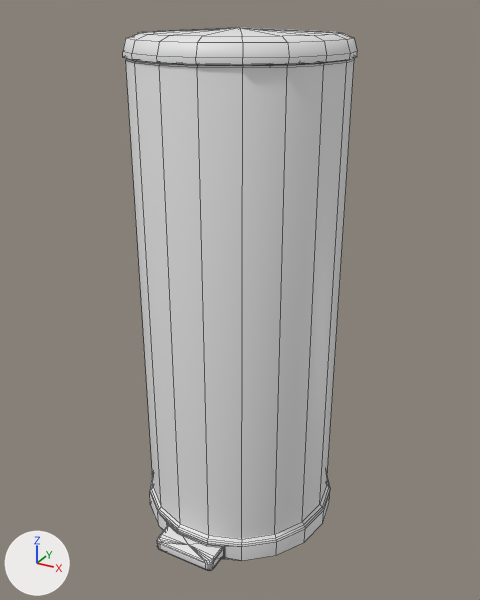
One commit to the FBX model Assets/ART/Meshes/BATHROOM/SM_Bathroom_Trashcan.fbx: the scene before it, then after it.
Both versions are drawn from a 50 mm lens placed at (0.333, -0.605, 0.576), pointed at (0.004, -0.007, 0.277). Lighting does not change. The marker at lower left points along +X, +Y and +Z. The older version comes first. Mesh edges are drawn as thin lines. Where no turn or scale is listed for an object, it has been applied to the vertices. Vertices at exactly the same position are counted once.

The first picture shows 'SM_Bathroom_Trashcan', 'SM_Bathroom_Trashcan_Lid'.
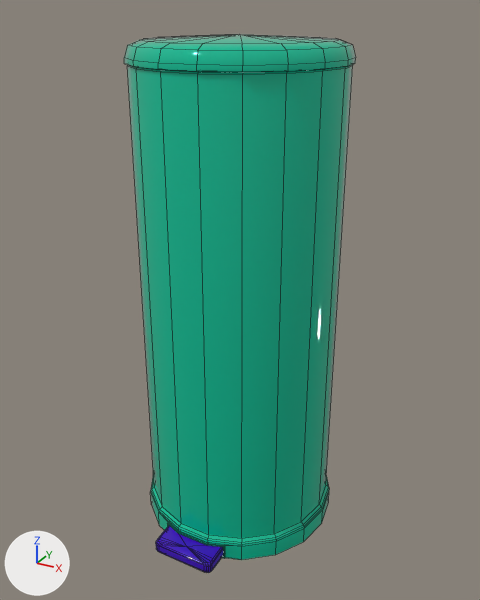
Boxes [x1, y1, x2, y2] around the edits, measured in the pictures (480 x 600 px; the box of a moved part takes in the faces that stretch with it):
```json
{"object": "SM_Bathroom_Trashcan", "change": "reshaped, recoloured", "before": [126, 58, 354, 571], "after": [127, 65, 353, 573], "on screen": "white to cyan"}
{"object": "SM_Bathroom_Trashcan_Lid", "change": "recoloured, moved", "before": [123, 28, 357, 65], "after": [124, 34, 356, 72]}
{"part": 1, "of": "me_mesh_001", "change": "moved or reshaped", "before": [126, 58, 354, 561], "after": [127, 65, 353, 560]}
{"part": 2, "of": "me_mesh_001", "change": "recoloured", "before": [126, 58, 354, 561], "after": [127, 65, 353, 560], "on screen": "white to cyan"}
{"part": 3, "of": "me_mesh_001", "change": "recoloured", "before": [157, 526, 223, 571], "after": [157, 526, 223, 571], "on screen": "white to purple"}
```

Scene script edits in JSON lines:
```json
{"op": "add", "block": "mat_m_metal_painted_01", "code": ["mat_m_metal_painted_01 = principled_material('M_Metal_Painted_01')", "mat_m_metal_painted_01.base_color = (0.0, 0.5, 0.294)  # cyan #00bc94", "mat_m_metal_painted_01.roughness = 0.0"]}
{"op": "add", "block": "mat_m_metal_01", "code": ["mat_m_metal_01 = principled_material('M_Metal_01')", "mat_m_metal_01.base_color = (0.374, 0.5, 0.0)  # yellow #a5bc00", "mat_m_metal_01.roughness = 0.0"]}
{"op": "add", "block": "mat_m_plastic_01", "code": ["mat_m_plastic_01 = principled_material('M_Plastic_01')", "mat_m_plastic_01.base_color = (0.0474, 0.0, 0.5)  # purple #3d00bc", "mat_m_plastic_01.roughness = 0.0"]}
{"block": "me_mesh_001", "where": "# used by ob_sm_bathroom_trashcan; location = (0.0, 0.0, 0.0)"}
{"op": "remove", "block": "me_mesh_001", "code": "me_mesh_001.from_pydata(...)  # 385 vertices, 386 faces; spans x -0.115..0.115, y -0.135..0.121, z 0.0..0.533"}
{"op": "add", "block": "me_mesh_001", "code": "me_mesh_001.from_pydata(...)  # 385 vertices, 386 faces; spans x -0.114..0.114, y -0.137..0.12, z 0.0..0.527"}
{"block": "me_mesh_001", "change": "me_mesh_001 part 1: the loose piece of 271 vertices spanning x -0.115..0.115, y -0.115..0.114, z 0.0..0.533 is scaled about the mesh origin by 0.99"}
{"block": "me_mesh_001", "change": "me_mesh_001 part 2: 307 of the faces centred in x -0.112..0.112, y -0.115..0.121, z 0.0..0.532 switch from no material to mat_m_metal_painted_01 (cyan #00bc94)"}
{"block": "me_mesh_001", "change": "me_mesh_001 part 3: 79 of the faces centred in x -0.038..0.038, y -0.135..-0.107, z 0.003..0.017 switch from no material to mat_m_plastic_01 (purple #3d00bc)"}
{"block": "me_mesh_001", "change": "other edits to the shape of me_mesh_001 do not show in these pictures"}
{"block": "me_mesh", "where": "# used by ob_sm_bathroom_trashcan_lid; location = (0.0, 0.11, 0.532)"}
{"op": "remove", "block": "me_mesh", "code": "me_mesh.from_pydata(...)  # 161 vertices, 180 faces; spans x -0.113..0.113, y -0.221..0.002, z -0.002..0.027"}
{"op": "add", "block": "me_mesh", "code": "me_mesh.from_pydata(...)  # 161 vertices, 180 faces; spans x -0.112..0.112, y -0.219..0.002, z -0.002..0.026"}
{"block": "me_mesh", "change": "me_mesh part 4: 162 of the faces centred in x -0.109..0.109, y -0.221..0.001, z 0.001..0.023 switch from no material to mat_m_metal_painted_01 (cyan #00bc94)"}
{"block": "me_mesh", "change": "edits to the shape of me_mesh do not show in these pictures"}
{"op": "add", "block": "me_mesh", "code": "me_mesh.materials.append(mat_m_metal_01)  # yellow #a5bc00"}
{"op": "set", "path": "ob_sm_bathroom_trashcan_lid.location", "old": "(0.0, 0.11, 0.532)", "new": "(0.0, 0.109, 0.526)"}
```
